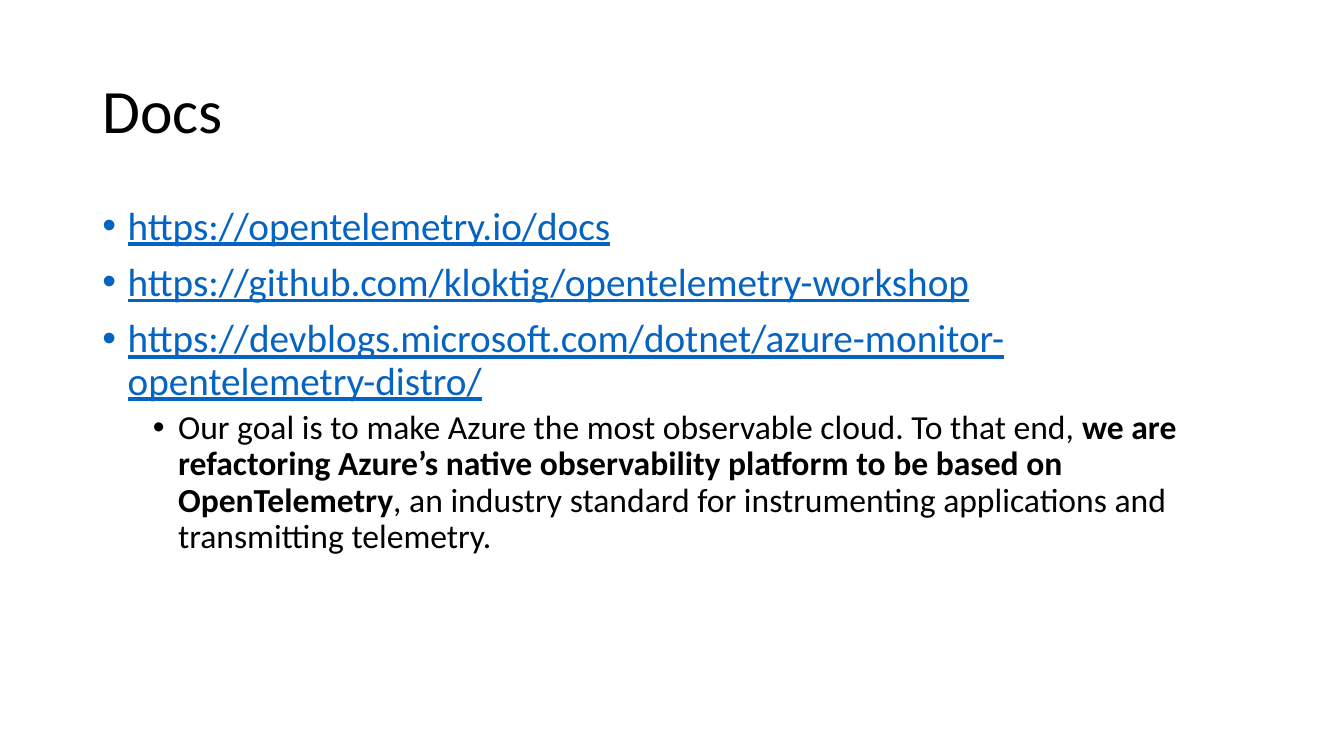
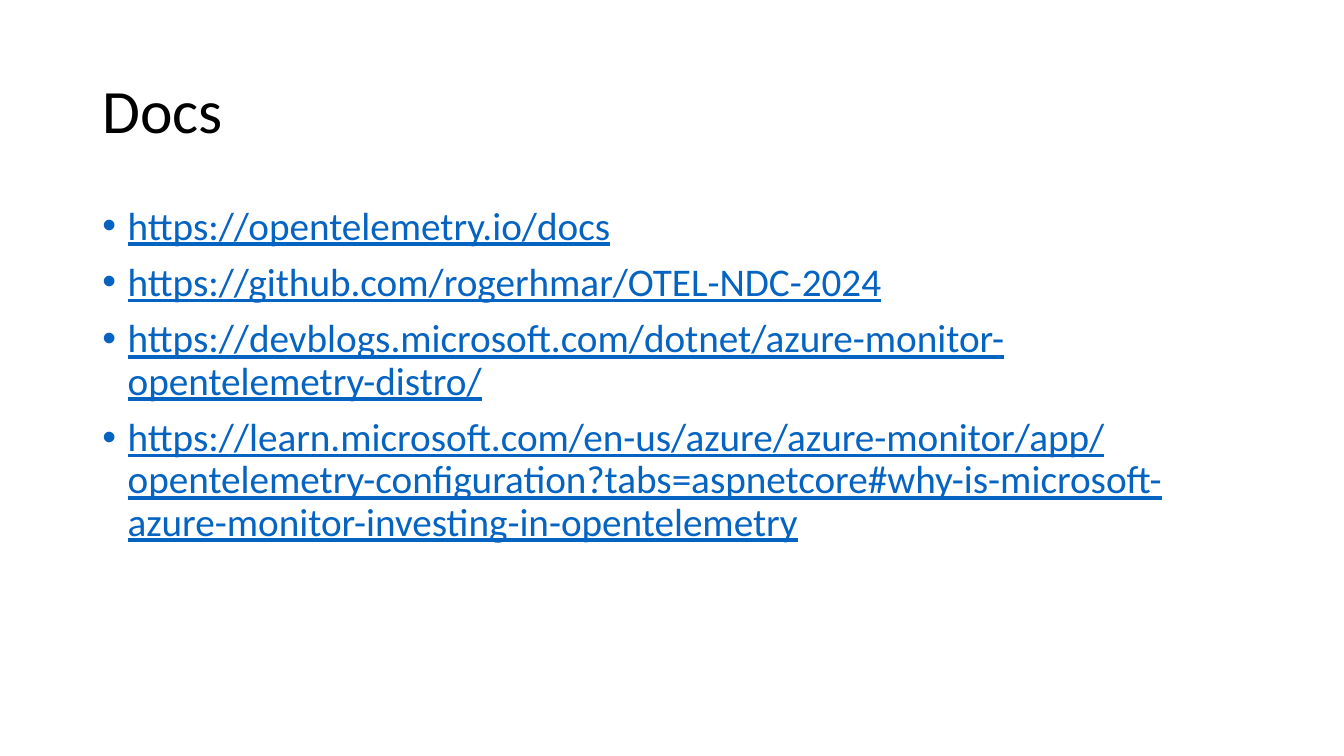
Before and after one commit to rogerhmar/OTEL-NDC-2024, a slide deck: slide 6 of observerbarhet.pptx (slide 8 before the commit). Drawn at 1344x756 pixels with LibreOffice and Linux fonts; fonts in the diff are those of the drawing. Boxes give left, top, right and bottom in pixels: in the first picture for what was removed or moved away, otherwise in the second. Text is boxed around its words. In the diff, an @@ line names an element or a change of style, - is before the commit and + after.

```diff
--- a/observerbarhet.pptx
+++ b/observerbarhet.pptx
@@ text at [128,268,881,303]: text changed @@
-• https://github.com/kloktig/opentelemetry-workshop
+• https://github.com/rogerhmar/OTEL-NDC-2024
@@ text at [128,423,1162,543]: text changed; size 24 to 28 pt; text colour #000000 to #0563C1 @@
-  • Our goal is to make Azure the most observable cloud. To that end, we are refactoring Azure’s native observability platform to be based on OpenTelemetry, an industry standard for instrumenting applications and transmitting telemetry.
+• https://learn.microsoft.com/en-us/azure/azure-monitor/app/opentelemetry-configuration?tabs=aspnetcore#why-is-microsoft-azure-monitor-investing-in-opentelemetry
```
Also in this commit, not shown: 1 other slide changed, 4 slides added, 6 slides removed, 17 other files.
